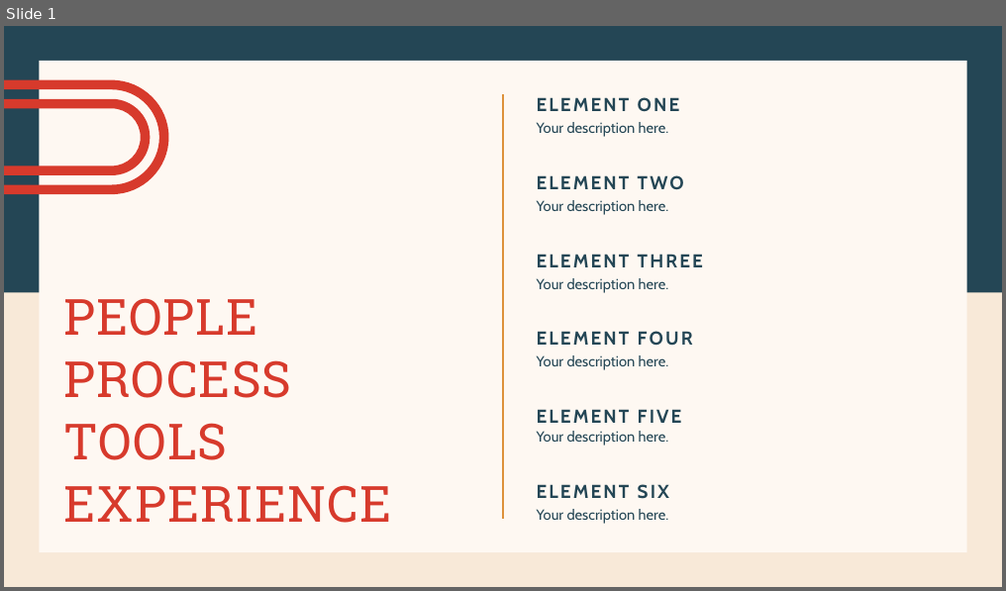
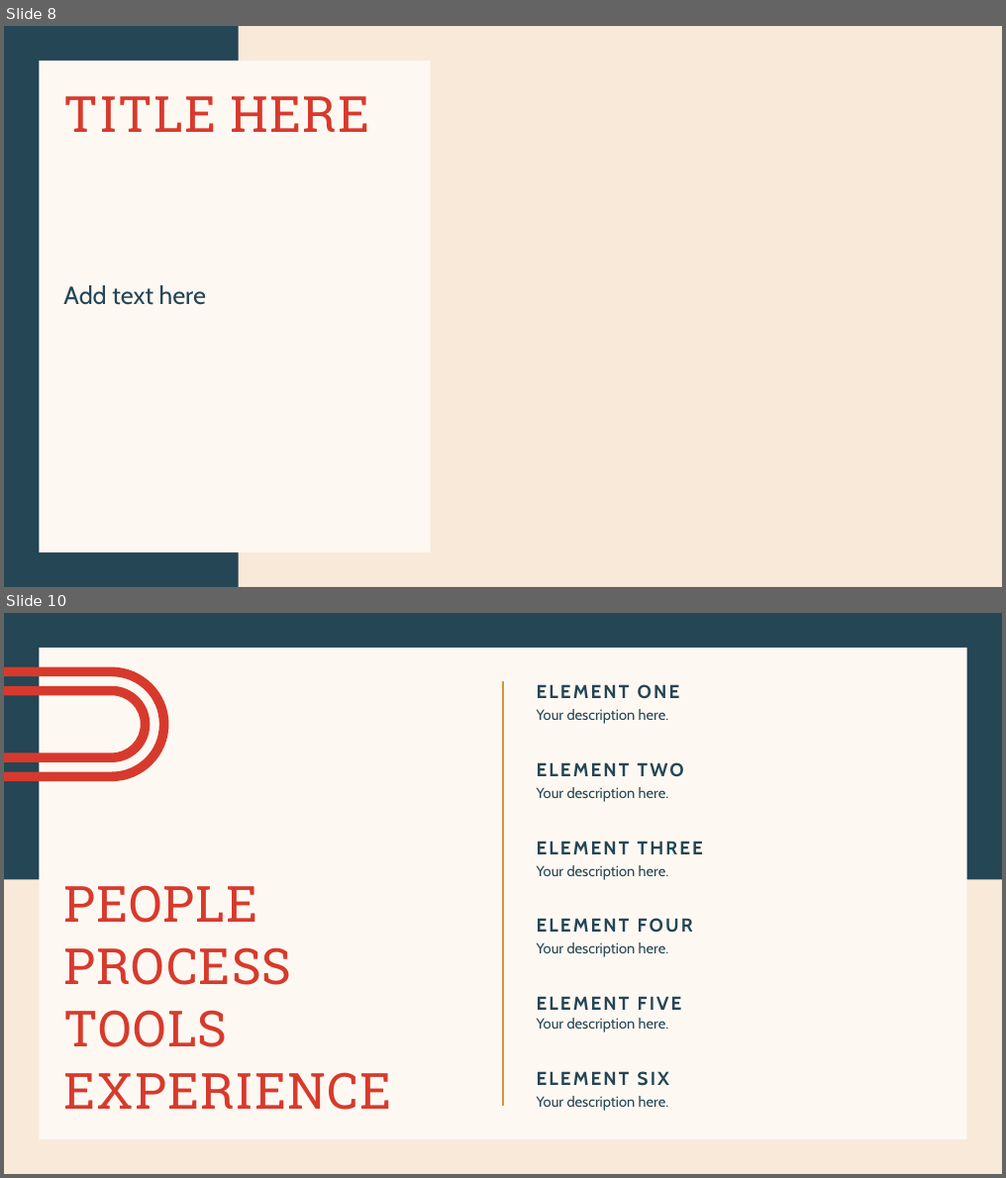
Before and after one commit to valeriemagalong/Northwind-Business-Analysis, a slide deck: northwind_business_presentation.pptx. Shown one above the other, each under a label of ours: slide 1 before the commit, slides 8 and 10 after it; the slides between them are not shown. The pictures are 1006x591 and 1006x1178 pixels, drawn with LibreOffice and Linux fonts; fonts in the diff are those of the drawing. Boxes give left, top, right and bottom in pixels: in the first picture for what was removed or moved away, otherwise in the second. Text is boxed around its words. In the diff, an @@ line names an element or a change of style, - is before the commit and + after.

```diff
--- a/northwind_business_presentation.pptx
+++ b/northwind_business_presentation.pptx
@@ slide 8 added at (x1=4, y1=26, x2=1002, y2=587), background #F8E9D8 @@
@@ rectangle added at (x1=4, y1=26, x2=239, y2=587), fill #244655 @@
@@ rectangle added at (x1=40, y1=61, x2=431, y2=553), fill #FEF8F2 @@
@@ title added at (x1=63, y1=96, x2=369, y2=132), 48 pt, text #D73A2C @@
+TITLE HERE
@@ text added at (x1=63, y1=285, x2=206, y2=305), 24 pt, text #244655 @@
+Add text here
@@ what was slide 1 is now slide 10 @@
```
Also in this commit, not shown: 8 other slides added, 1 other file.
